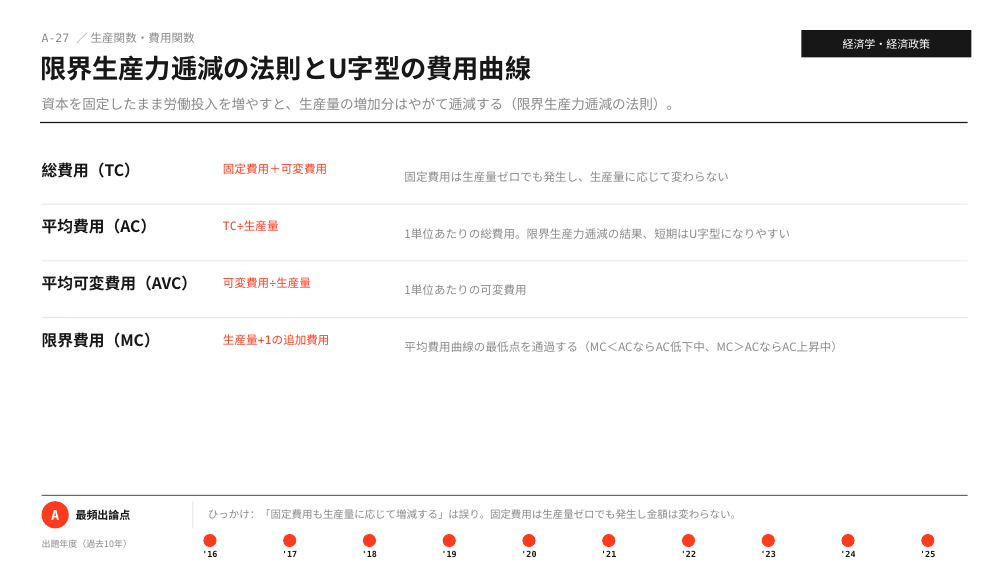
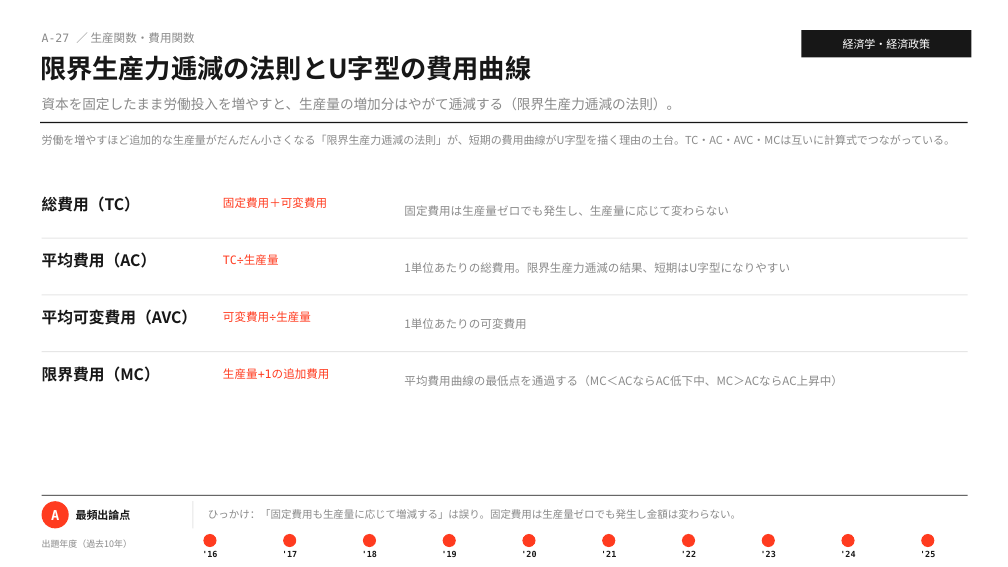
Before and after one commit to MasatoshiSano/SMEC, a slide deck: slide 42 of slides/1st_stage/A_economics.pptx. Drawn at 1008x567 pixels with LibreOffice and Linux fonts; fonts in the diff are those of the drawing. Boxes give left, top, right and bottom in pixels: in the first picture for what was removed or moved away, otherwise in the second. Text is boxed around its words. In the diff, an @@ line names an element or a change of style, - is before the commit and + after.

```diff
--- a/slides/1st_stage/A_economics.pptx
+++ b/slides/1st_stage/A_economics.pptx
@@ text added at [42,135,955,145], 10.5 pt, text #8A8A8A @@
+労働を増やすほど追加的な生産量がだんだん小さくなる「限界生産力逓減の法則」が、短期の費用曲線がU字型を描く理由の土台。TC・AC・AVC・MCは互いに計算式でつながっている。
@@ line moved from (42, 261) - (968, 261) to (42, 238) - (968, 238) @@
@@ line moved from (42, 318) - (968, 318) to (42, 295) - (968, 295) @@
@@ line moved from (42, 204) - (968, 204) to (42, 352) - (968, 352) @@
@@ 12 texts: place and size @@
-12 texts at [42,162,843,352]
+12 texts at [42,196,843,386]
```
Also in this commit, not shown: 11 other slides changed, 2 other files.
